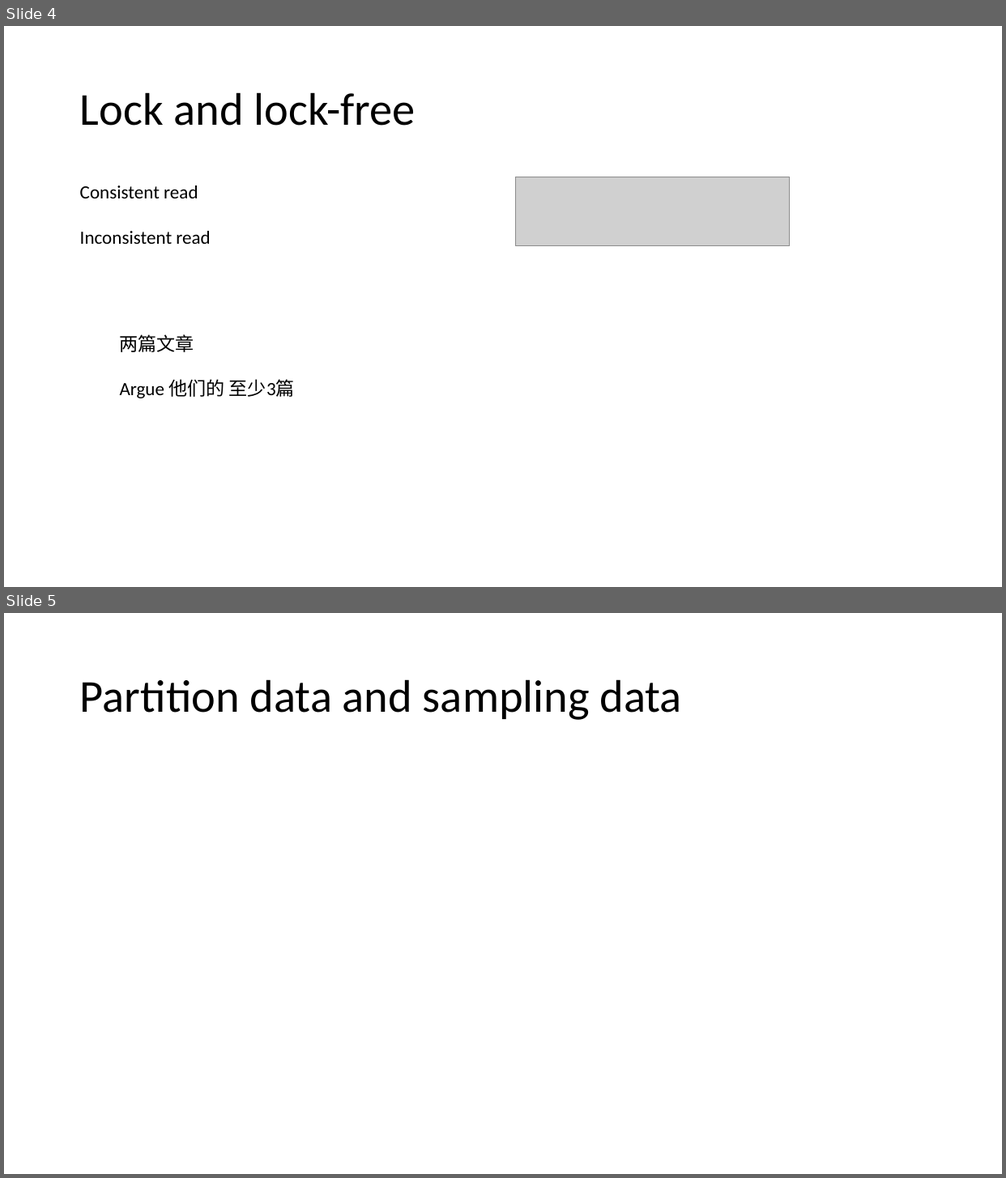
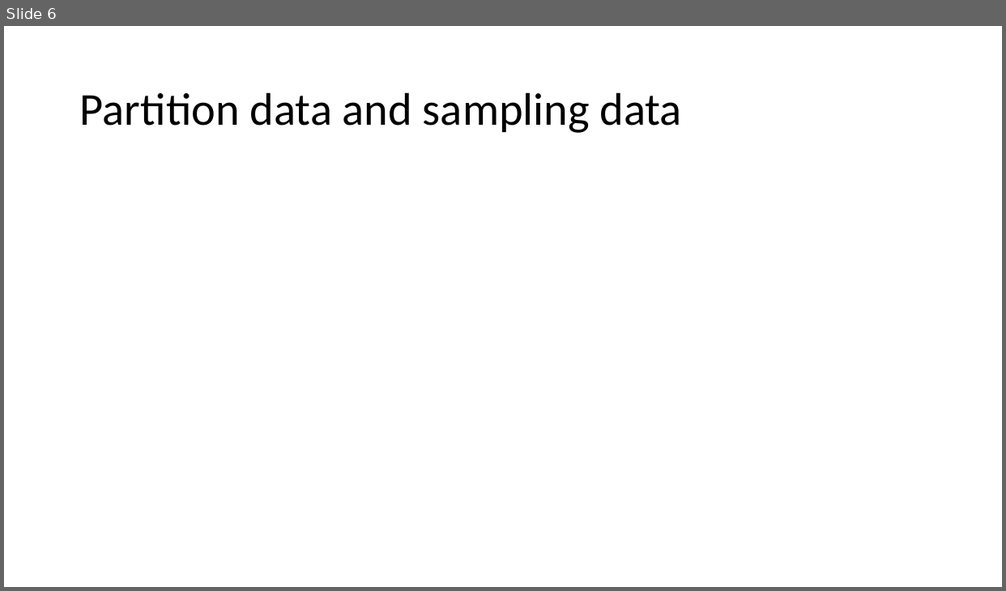
Before and after one commit to xfdywy/Optimization, a slide deck: distributed ML implementation.pptx. Shown one above the other, each under a label of ours: slides 4 and 5 before the commit, slide 6 after it. The pictures are 1006x1178 and 1006x591 pixels, drawn with LibreOffice and Linux fonts; fonts in the diff are those of the drawing; grey boxes stand for pictures. Boxes give left, top, right and bottom in pixels: in the first picture for what was removed or moved away, otherwise in the second. Text is boxed around its words. In the diff, an @@ line names an element or a change of style, - is before the commit and + after.

```diff
--- a/distributed ML implementation.pptx
+++ b/distributed ML implementation.pptx
@@ slide 4 removed at bbox=[4, 26, 1002, 587], background #FFFFFF @@
@@ title removed at bbox=[80, 92, 415, 126] @@
-Lock and lock-free
@@ text removed at bbox=[80, 186, 210, 244] @@
-Consistent read
-Inconsistent read
@@ picture removed at bbox=[516, 177, 790, 247] @@
@@ text removed at bbox=[120, 335, 295, 399] @@
-两篇文章
-Argue 他们的 至少3篇
@@ what was slide 5 is now slide 6 @@
```
Also in this commit, not shown: 11 slides changed, 4 slides added, 1 other slide removed, 1 other file.
